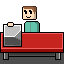
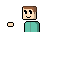
Revision of a layered 64 x 64 image; what changed, layer by layer:
hid "Calque de dessin 4" over [0, 24, 64, 64]
hid "Calque de dessin 1" over [0, 32, 64, 64]
